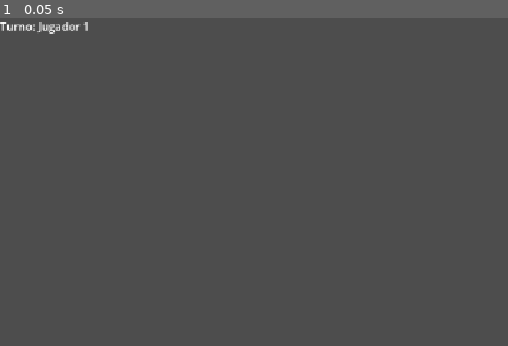
Above: before the commit, frame 1.
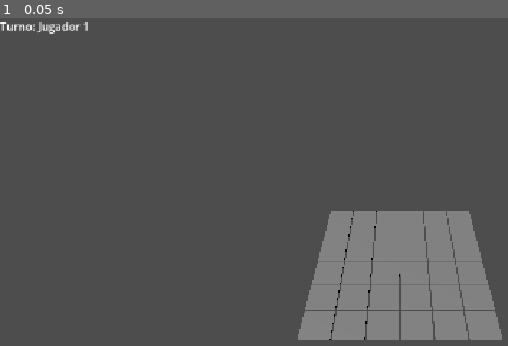
Above: after the commit, the same moment.

Repository: sebash278/boop
Game: Godot game, scene res://scenes/game.tscn
Two runs of this game, one before a commit and one after it. Both use one fixed random seed, a clock stepped at 60 frames per second and the inputs below. The project has no main scene, so this scene is started directly.
Inputs:
- Up to frame 1 (0.05 s): no input

The runs differ from the first frame. In frame 1, 13% of the frame differs, in the area x 58-99%, y 58-99%.
Error before the commit: Invalid access to property or key 'clicked' on a base object of type 'StaticBody3D (Cell)'. (res://scripts/board.gd:22)

Commit message:
refactor(board): remove direct input handling from board

Diff:
--- a/scripts/board.gd
+++ b/scripts/board.gd
@@ -1,9 +1,8 @@
 class_name Board
 extends Node3D
 
-signal cell_clicked(coords: Vector2i)
-
-const SIZE := 5
+# 6x6 board
+const SIZE := 6
 const CELL_SIZE := 1.0
 const CELL_SCENE := preload("res://scenes/cell.tscn")
 
@@ -17,9 +16,10 @@
 		for z in SIZE:
 			var coords := Vector2i(x, z)
 			var cell: Cell = CELL_SCENE.instantiate()
+
 			cell.coords = coords
 			cell.position = to_world(coords)
-			cell.clicked.connect(_on_cell_clicked)
+
 			add_child(cell)
 
 			grid[coords] = {
@@ -28,11 +28,12 @@
 
 func to_world(coords: Vector2i) -> Vector3:
 	var offset := (SIZE - 1) * CELL_SIZE / 2.0
+
 	return Vector3(
 		coords.x * CELL_SIZE - offset,
 		0.0,
 		coords.y * CELL_SIZE - offset
 	)
 
-func _on_cell_clicked(coords: Vector2i) -> void:
-	cell_clicked.emit(coords)
+func is_cell_empty(coords: Vector2i) -> bool:
+	return grid.has(coords) and grid[coords]["cat"] == null
